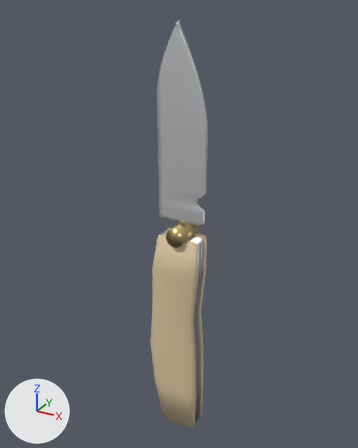
An edit to the glTF model app/src/main/assets/knife-flip/pocket.glb, drawn before and after from the same camera.
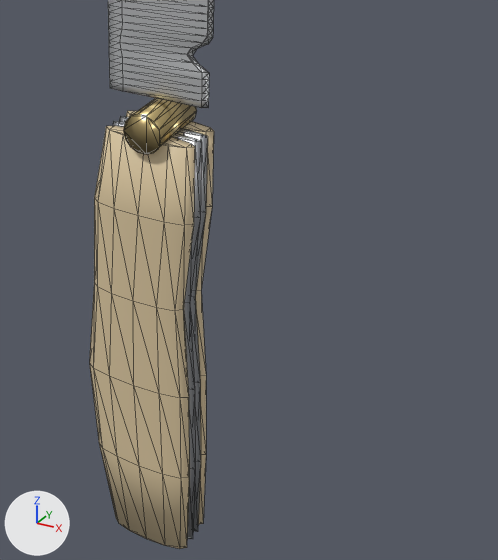
Old and new are each drawn whole from a 50 mm camera at (0.0867, -0.183, 0.1256) aimed at (-0.0165, 0.0047, 0.0317) and again close up on the part from 31% to 94% of the width and 40% to 97% of the height. The axes (+X, +Y, +Z) are drawn at lower left. The lights are the same throughout. The older version's two pictures come first. The close-ups show mesh edges as thin lines. Vertices at exactly the same position are counted once.

Objects in the first close-up: 'pocket_blade', 'pocket_lin_a', 'pocket_lin_b', 'pocket_pivot', 'pocket_sc_a', 'pocket_sc_b'.
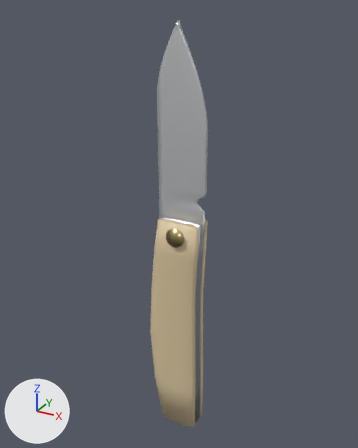
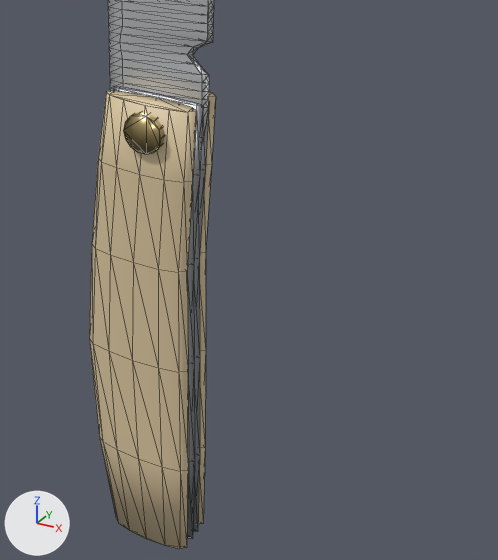
Commit message: Join each knife blade to its handle as one solid.

Where the change shows, as pixel boxes (x1, y1, x2, y2) in the close-ups (498 x 560 px):
'pocket_sc_b', reshaped (8% taller)
    before: (89, 125, 195, 549)
    after: (89, 91, 197, 549)
'pocket_blade', reshaped
    before: (108, 0, 214, 108)
    after: (108, 0, 214, 146)
'pocket_lin_b', reshaped (8% taller)
    before: (113, 121, 202, 539)
    after: (113, 86, 203, 539)
'pocket_sc_a', reshaped
    before: (126, 111, 214, 524)
    after: (198, 92, 216, 524)
'pocket_lin_a', reshaped
    before: (119, 116, 208, 532)
    after: (193, 101, 209, 532)

Diff of the bpy script that builds the scene:
```diff
--- a/app/src/main/assets/knife-flip/pocket.glb.py
+++ b/app/src/main/assets/knife-flip/pocket.glb.py
@@ me_pocket_blade @@
 # used by ob_pocket_blade; location = (0.0, 0.0, 0.0)
-me_pocket_blade.from_pydata(...)  # 392 vertices, 780 faces; spans x -0.024..-0.0004, y -0.0012..0.0012, z 0.0354..0.1204
+me_pocket_blade.from_pydata(...)  # 357 vertices, 710 faces; spans x -0.024..-0.0004, y -0.0012..0.0012, z 0.0084..0.1204
+# me_pocket_blade part 1: 371 vertices removed from x -0.024..-0.0004, y -0.0012..0.0012, z 0.0369..0.1188; 336 vertices added at x -0.024..-0.0004, y -0.0012..0.0012, z 0.0084..0.1186
 me_pocket_blade.materials.append(mat_steel)
@@ me_pocket_lin_a @@
 # used by ob_pocket_lin_a; location = (0.0, 0.0, 0.0)
-me_pocket_lin_a.from_pydata(...)  # 72 vertices, 140 faces; spans x -0.0286..-0.0017, y 0.0005..0.0023, z -0.0796..0.0284
+me_pocket_lin_a.from_pydata(...)  # 72 vertices, 140 faces; spans x -0.0285..-0.0015, y 0.0004..0.0022, z -0.0796..0.0364
+# me_pocket_lin_a part 2: 72 of 72 vertices moved; they spanned x -0.0286..-0.0017, y 0.0005..0.0023, z -0.0796..0.0284 and now span x -0.0285..-0.0015, y 0.0004..0.0022, z -0.0796..0.0364; mean shift (0.0001, -0.0001, 0.0062)
 me_pocket_lin_a.materials.append(mat_liner)
@@ me_pocket_lin_b @@
 # used by ob_pocket_lin_b; location = (0.0, 0.0, 0.0)
-me_pocket_lin_b.from_pydata(...)  # 72 vertices, 140 faces; spans x -0.0286..-0.0017, y -0.0023..-0.0005, z -0.0796..0.0284
+me_pocket_lin_b.from_pydata(...)  # 72 vertices, 140 faces; spans x -0.0285..-0.0015, y -0.0022..-0.0004, z -0.0796..0.0364
+# me_pocket_lin_b part 3: 72 of 72 vertices moved; they spanned x -0.0286..-0.0017, y -0.0023..-0.0005, z -0.0796..0.0284 and now span x -0.0285..-0.0015, y -0.0022..-0.0004, z -0.0796..0.0364; mean shift (0.0001, 0.0001, 0.0062)
 me_pocket_lin_b.materials.append(mat_liner)
@@ me_pocket_sc_a @@
 # used by ob_pocket_sc_a; location = (0.0, 0.0, 0.0)
-me_pocket_sc_a.from_pydata(...)  # 72 vertices, 140 faces; spans x -0.0286..-0.0017, y 0.0021..0.0067, z -0.0796..0.0284
+me_pocket_sc_a.from_pydata(...)  # 72 vertices, 140 faces; spans x -0.0285..-0.0015, y 0.0021..0.0067, z -0.0796..0.0364
+# me_pocket_sc_a part 4: 60 of 72 vertices moved; they spanned x -0.0286..-0.0017, y 0.0021..0.0067, z -0.0576..0.0284 and now span x -0.0285..-0.0015, y 0.0021..0.0067, z -0.0556..0.0364; mean shift (0.0001, 0.0, 0.0074); largest move (-0.0261, 0.0044, 0.0104) -> (-0.0249, 0.0044, 0.0204)
 me_pocket_sc_a.materials.append(mat_g10)
@@ me_pocket_sc_b @@
 # used by ob_pocket_sc_b; location = (0.0, 0.0, 0.0)
-me_pocket_sc_b.from_pydata(...)  # 72 vertices, 140 faces; spans x -0.0286..-0.0017, y -0.0067..-0.0021, z -0.0796..0.0284
+me_pocket_sc_b.from_pydata(...)  # 72 vertices, 140 faces; spans x -0.0285..-0.0015, y -0.0067..-0.0021, z -0.0796..0.0364
+# me_pocket_sc_b part 5: 60 of 72 vertices moved; they spanned x -0.0286..-0.0017, y -0.0067..-0.0021, z -0.0576..0.0284 and now span x -0.0285..-0.0015, y -0.0067..-0.0021, z -0.0556..0.0364; mean shift (0.0001, 0.0, 0.0074); largest move (-0.0261, -0.0044, 0.0104) -> (-0.0249, -0.0044, 0.0204)
 me_pocket_sc_b.materials.append(mat_g10)
```
